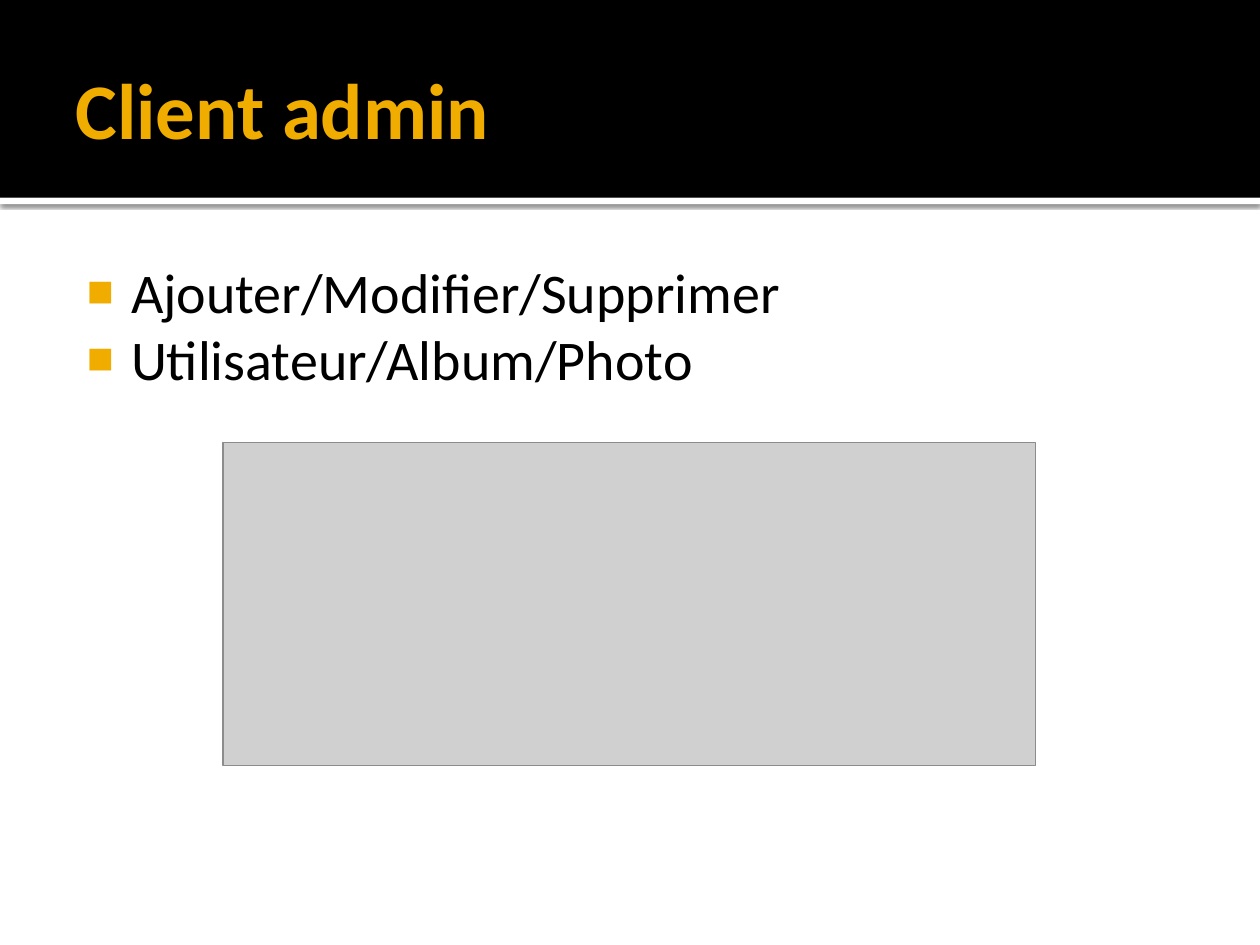
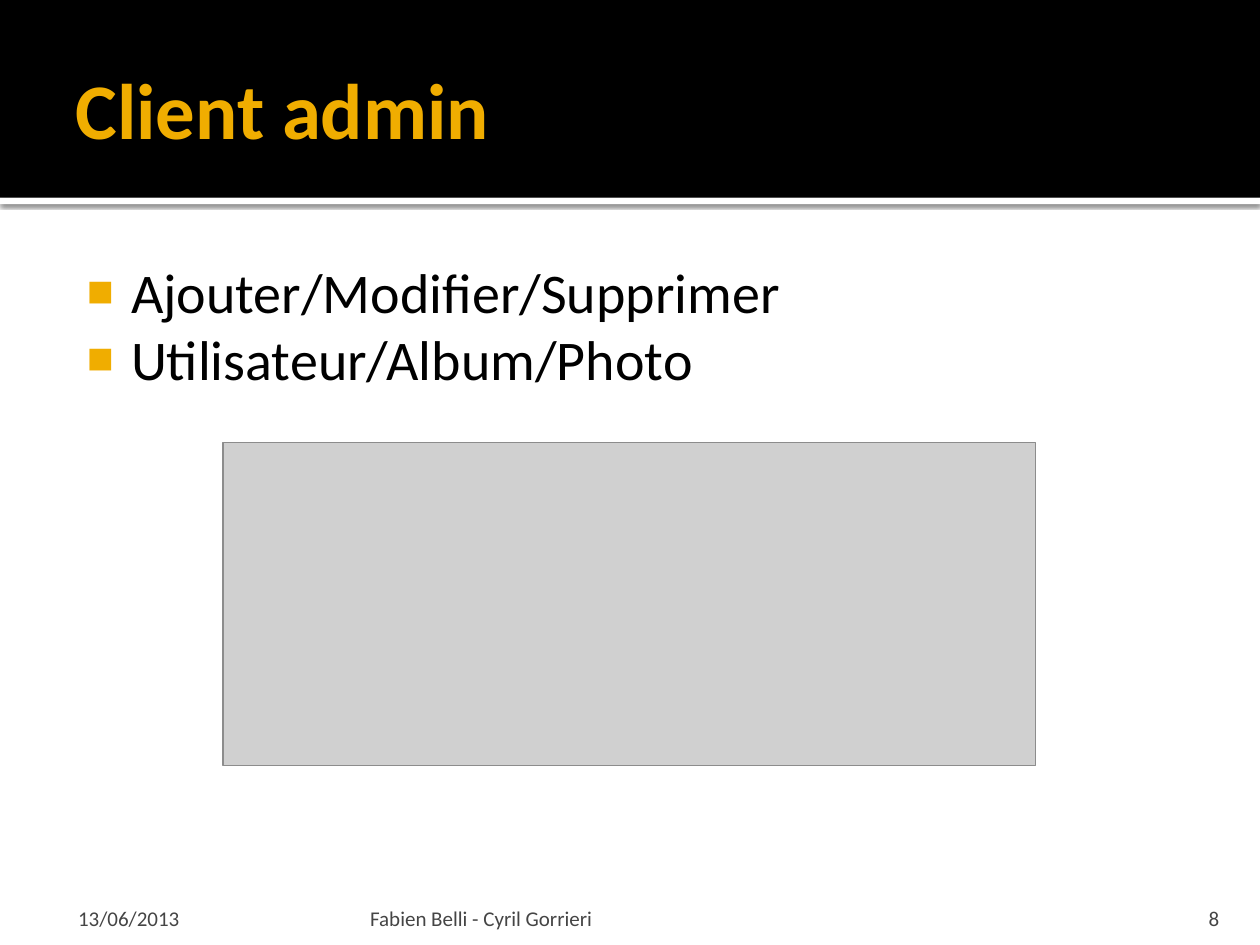
Before and after one commit to FabienInspiron/Polytech_Picasa_Like, a slide deck: slide 8 of MiniProjetComplet/Rapport/Presentation c#.pptx. Drawn at 1260x945 pixels with LibreOffice and Linux fonts; fonts in the diff are those of the drawing; grey boxes stand for pictures. Boxes give left, top, right and bottom in pixels: in the first picture for what was removed or moved away, otherwise in the second. Text is boxed around its words. In the diff, an @@ line names an element or a change of style, - is before the commit and + after.

```diff
--- a/MiniProjetComplet/Rapport/Presentation c#.pptx
+++ b/MiniProjetComplet/Rapport/Presentation c#.pptx
@@ text added at [78,911,179,927], 12 pt, text #454545 @@
+13/06/2013
@@ text added at [370,911,592,930], 12 pt, text #454545 @@
+Fabien Belli - Cyril Gorrieri
@@ page number added at [1209,911,1220,926], 12 pt, text #454545 @@
+8
```
Also in this commit, not shown: 7 other slides changed, 2 slides added, 2 slides removed, 3 other files.
